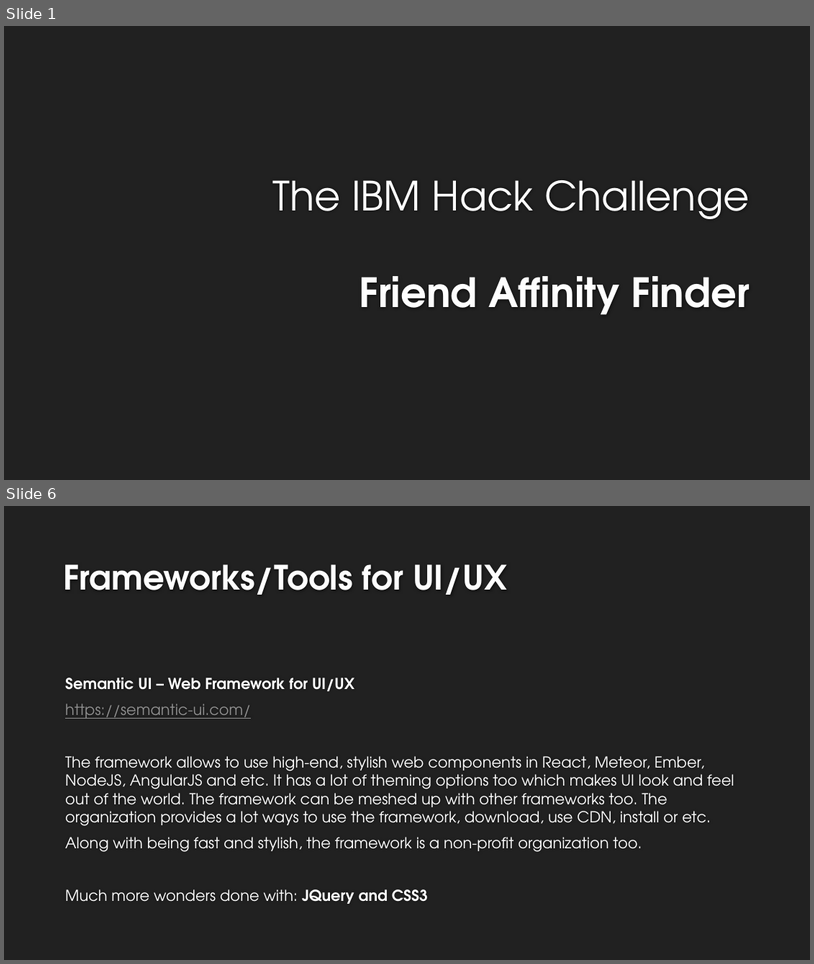
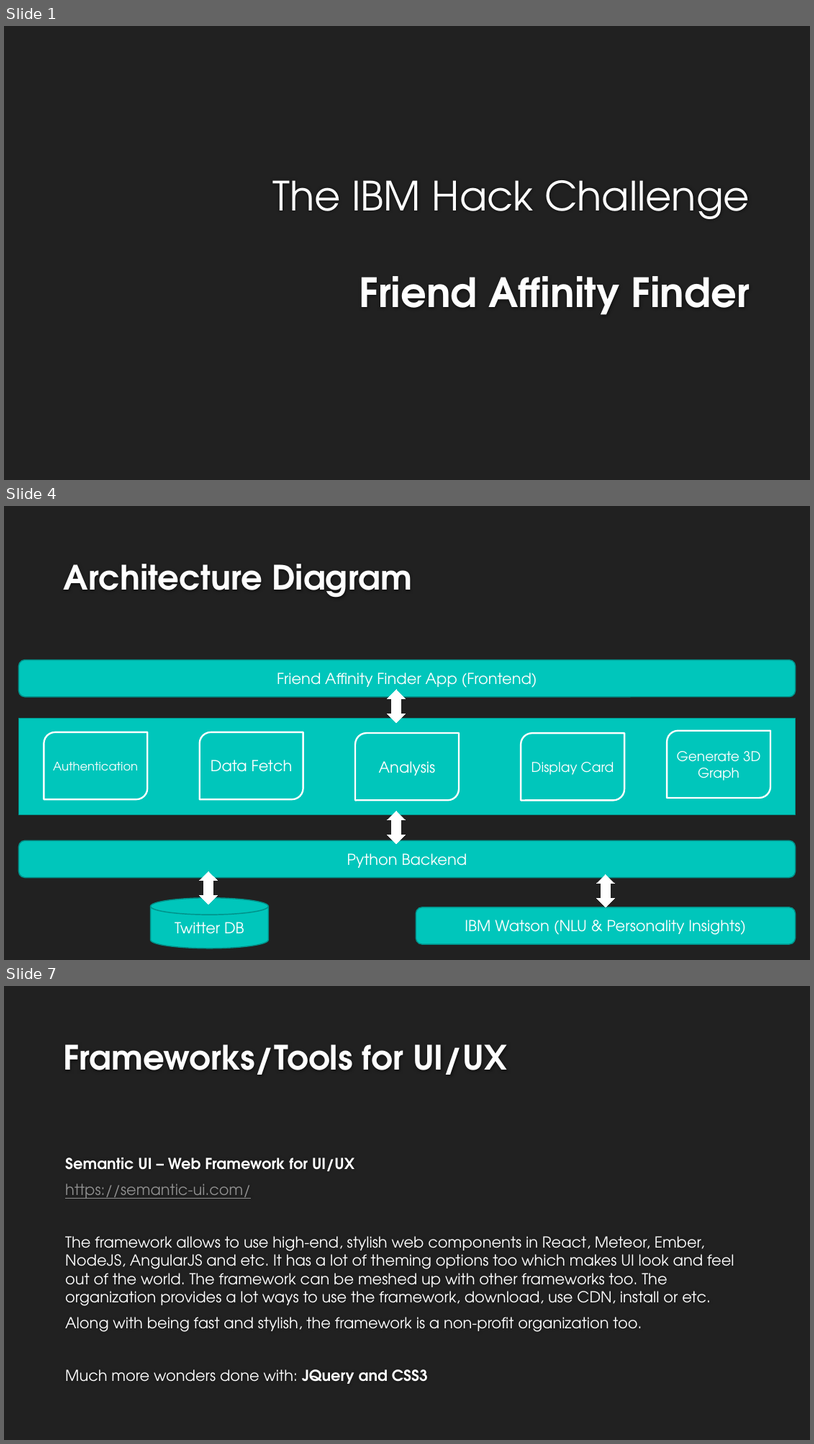
Before and after one commit to gary1998/ibm-hackathon-2019, a slide deck: presentation.pptx. Shown one above the other, each under a label of ours: slides 1 and 6 before the commit, slides 1, 4 and 7 after it; the slides between them are not shown. The pictures are 814x964 and 814x1444 pixels, drawn with LibreOffice and Linux fonts; fonts in the diff are those of the drawing; background and template pictures are left out. Boxes give left, top, right and bottom in pixels: in the first picture for what was removed or moved away, otherwise in the second. Text is boxed around its words. In the diff, an @@ line names an element or a change of style, - is before the commit and + after.

```diff
--- a/presentation.pptx
+++ b/presentation.pptx
@@ slide 4 added at [4, 506, 810, 960], background #212121 @@
@@ title added at [64, 564, 412, 597], 40 pt, text #FEFEFE, bold @@
+Architecture Diagram
@@ rounded rectangle added at [18, 659, 796, 697], fill #00C6BB, outline #00928A 1.25 pt, 18 pt, text #FFFFFF @@
+Friend Affinity Finder App (Frontend)
@@ up down arrow added at [388, 690, 405, 722], fill #FFFFFF, outline #FFFFFF 0.75 pt @@
@@ rectangle added at [18, 718, 796, 815], fill #00C6BB, outline #00928A 1.25 pt @@
@@ round diag rect added at [44, 732, 147, 800], fill #00C6BB, outline #FFFFFF 2 pt, 14 pt, text #FFFFFF @@
+Authentication
@@ round diag rect added at [199, 732, 303, 800], fill #00C6BB, outline #FFFFFF 2 pt, 18 pt, text #FFFFFF @@
+Data Fetch
@@ round diag rect added at [355, 733, 459, 800], fill #00C6BB, outline #FFFFFF 2 pt, 18 pt, text #FFFFFF @@
+Analysis
@@ round diag rect added at [521, 733, 625, 800], fill #00C6BB, outline #FFFFFF 2 pt, 16 pt, text #FFFFFF @@
+Display Card
@@ round diag rect added at [668, 731, 771, 798], fill #00C6BB, outline #FFFFFF 2 pt, 16 pt, text #FFFFFF @@
+Generate 3D Graph
@@ up down arrow added at [388, 811, 405, 844], fill #FFFFFF, outline #FFFFFF 0.75 pt @@
@@ rounded rectangle added at [18, 841, 796, 878], fill #00C6BB, outline #00928A 1.25 pt, 18 pt, text #FFFFFF @@
+Python Backend
@@ up down arrow added at [200, 871, 218, 904], fill #FFFFFF, outline #FFFFFF 0.75 pt @@
@@ up down arrow added at [597, 875, 615, 907], fill #FFFFFF, outline #FFFFFF 0.75 pt @@
@@ cylinder added at [150, 898, 268, 947], fill #00C6BB, outline #00928A 1.25 pt, 18 pt, text #FFFFFF @@
+Twitter DB
@@ rounded rectangle added at [416, 907, 796, 944], fill #00C6BB, outline #00928A 1.25 pt, 18 pt, text #FFFFFF @@
+IBM Watson (NLU & Personality Insights)
@@ what was slide 6 is now slide 7 @@
```
Also in this commit, not shown: 3 slides changed, 2 other slides added, 1 slide removed.
